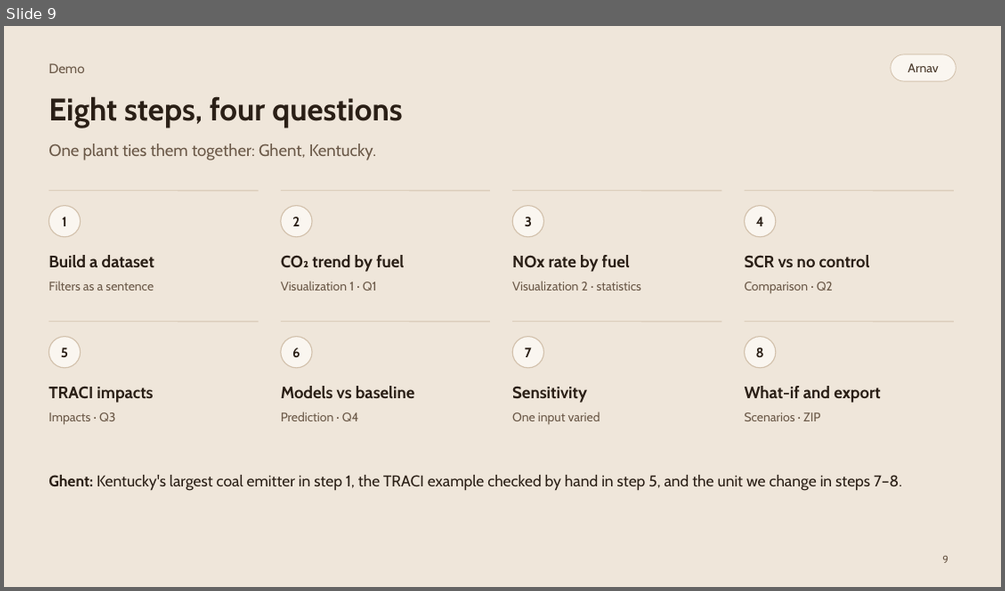
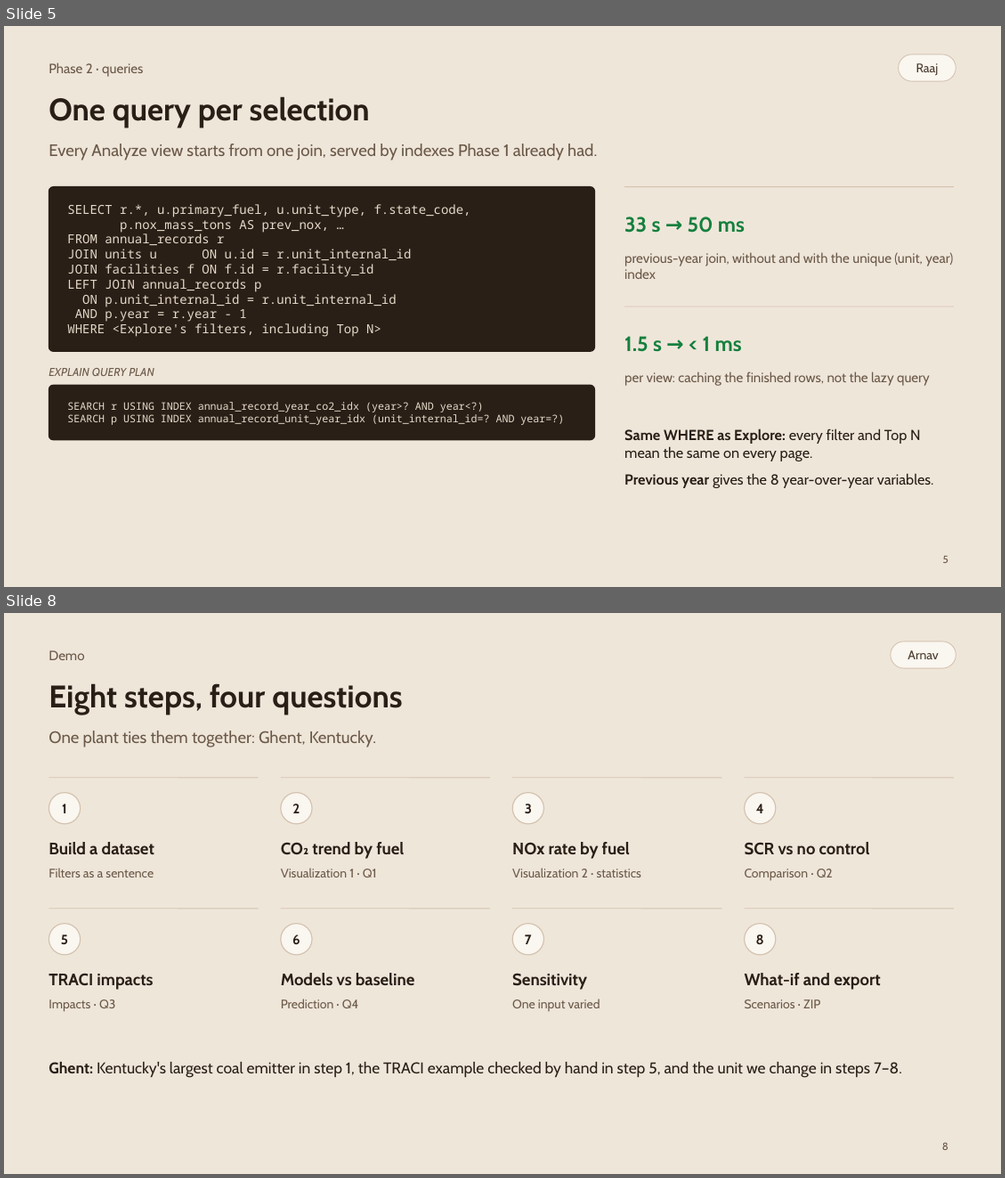
Before and after one commit to raajbanga/epaData, a slide deck: report/phase2/slides/epaData-slides.pptx. Shown one above the other, each under a label of ours: slide 9 before the commit, slides 5 and 8 after it; the slides between them are not shown. The pictures are 1005x591 and 1005x1178 pixels, drawn with LibreOffice and Linux fonts; fonts in the diff are those of the drawing. Boxes give left, top, right and bottom in pixels: in the first picture for what was removed or moved away, otherwise in the second. Text is boxed around its words. In the diff, an @@ line names an element or a change of style, - is before the commit and + after.

Commit message:
docs(slides): focus the deck on Phase 2
- New slides: what Phase 2 added, the three new tables, the analysis query
- Drop the import and Phase 1 index slides; cut corner-case slides
- Main bugs instead of what was hard; no date line or footer
- GitHub link with the leaf icon; code blocks sized to their text

```diff
--- a/report/phase2/slides/epaData-slides.pptx
+++ b/report/phase2/slides/epaData-slides.pptx
@@ slide 5 added at box(4, 26, 1001, 587), background #EFE6DA @@
@@ text added at box(48, 62, 143, 76), 13 pt, text #6B5948 @@
+Phase 2 · queries
@@ rounded rectangle added at box(898, 54, 956, 81), fill #FAF6F0, outline #D3C2AD 0.75 pt @@
@@ text added at box(916, 63, 938, 76), 12 pt, text #4A3A2C @@
+Raaj
@@ text added at box(48, 96, 370, 128), 30 pt, text #2A1F16, bold @@
+One query per selection
@@ text added at box(48, 143, 597, 160), 16 pt, text #6B5948 @@
+Every Analyze view starts from one join, served by indexes Phase 1 already had.
@@ rounded rectangle added at box(48, 187, 595, 351), fill #2A1F16, outline #2A1F16 1 pt @@
@@ text added at box(67, 204, 471, 337), 12 pt, text #E5D9C9 @@
+SELECT r.*, u.primary_fuel, u.unit_type, f.state_code,
+p.nox_mass_tons AS prev_nox, …
+FROM annual_records r
+JOIN units u ON u.id = r.unit_internal_id
+JOIN facilities f ON f.id = r.facility_id
+LEFT JOIN annual_records p
+ON p.unit_internal_id = r.unit_internal_id
+AND p.year = r.year - 1
+WHERE <Explore's filters, including Top N>
@@ line added from (624, 187) to (954, 187), #D3C2AD 0.75 pt @@
@@ text added at box(624, 216, 744, 232), 20 pt, text #15803D, bold @@
+33 s → 50 ms
@@ text added at box(624, 252, 953, 279), 13 pt, text #6B5948 @@
+previous-year join, without and with the unique (unit, year) index
@@ line added from (624, 306) to (954, 306), #D3C2AD 0.75 pt @@
@@ text added at box(624, 336, 742, 352), 20 pt, text #15803D, bold @@
+1.5 s → < 1 ms
@@ text added at box(48, 368, 154, 376), 11 pt, text #6B5948, italic @@
+EXPLAIN QUERY PLAN
@@ text added at box(624, 371, 930, 386), 13 pt, text #6B5948 @@
+per view: caching the finished rows, not the lazy query
@@ rounded rectangle added at box(48, 385, 595, 440), fill #2A1F16, outline #2A1F16 1 pt @@
@@ text added at box(67, 402, 564, 425), 10 pt, text #E5D9C9 @@
+SEARCH r USING INDEX annual_record_year_co2_idx (year>? AND year<?)
+SEARCH p USING INDEX annual_record_unit_year_idx (unit_internal_id=? AND year=?)
@@ text added at box(624, 428, 934, 488), 14 pt, text #2A1F16 @@
+▪ Same WHERE as Explore: every filter and Top N mean the same on every page.
+▪ Previous year gives the 8 year-over-year variables.
@@ page number added at box(943, 556, 948, 563), 10 pt, text #6B5948 @@
+5
@@ what was slide 9 is now slide 8 @@
@@ page number at box(942, 1143, 948, 1150): text changed @@
-9
+8
```
Also in this commit, not shown: 6 slides changed, 2 other slides added, 4 slides removed, 3 other files.
